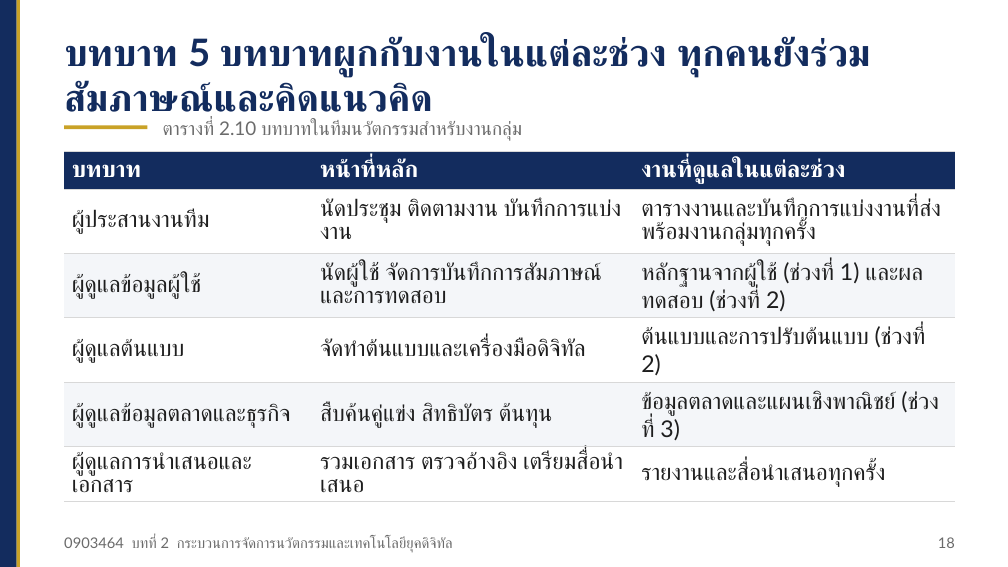
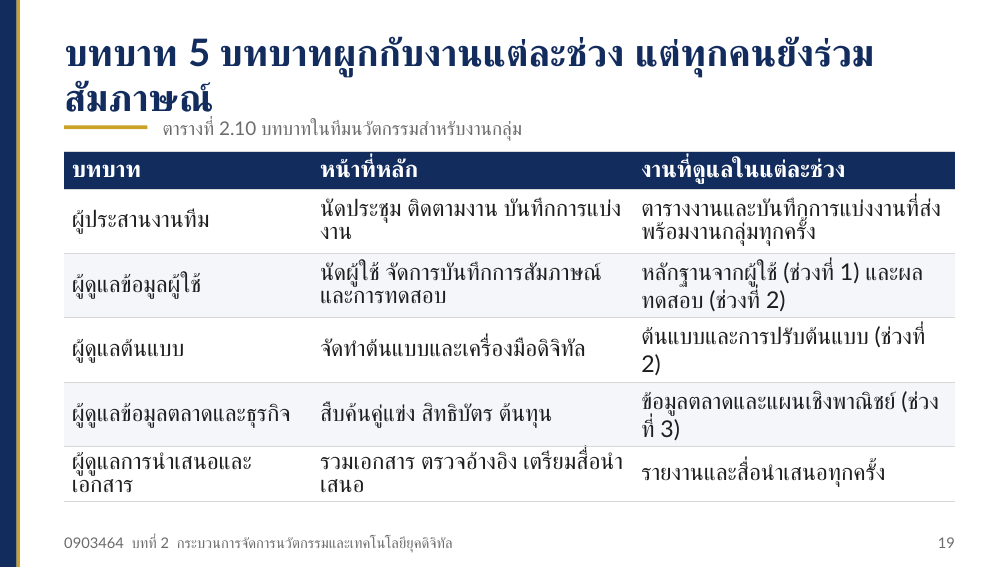
Before and after one commit to Aj-Warawut/academic-web-teaching, a slide deck: slide 19 of ci/files/ci_0903464_บทที่02_สไลด์.pptx (slide 18 before the commit). Drawn at 1008x567 pixels with LibreOffice and Linux fonts; fonts in the diff are those of the drawing. Boxes give left, top, right and bottom in pixels: in the first picture for what was removed or moved away, otherwise in the second. Text is boxed around its words. In the diff, an @@ line names an element or a change of style, - is before the commit and + after.

```diff
--- a/ci/files/ci_0903464_บทที่02_สไลด์.pptx
+++ b/ci/files/ci_0903464_บทที่02_สไลด์.pptx
@@ text at (64, 36, 874, 122): text changed @@
-บทบาท 5 บทบาทผูกกับงานในแต่ละช่วง ทุกคนยังร่วมสัมภาษณ์และคิดแนวคิด
+บทบาท 5 บทบาทผูกกับงานแต่ละช่วง แต่ทุกคนยังร่วมสัมภาษณ์
@@ text at (938, 537, 955, 548): text changed @@
-18
+19
```
Also in this commit, not shown: 23 other slides changed, 1 slide added, 25 other files.
